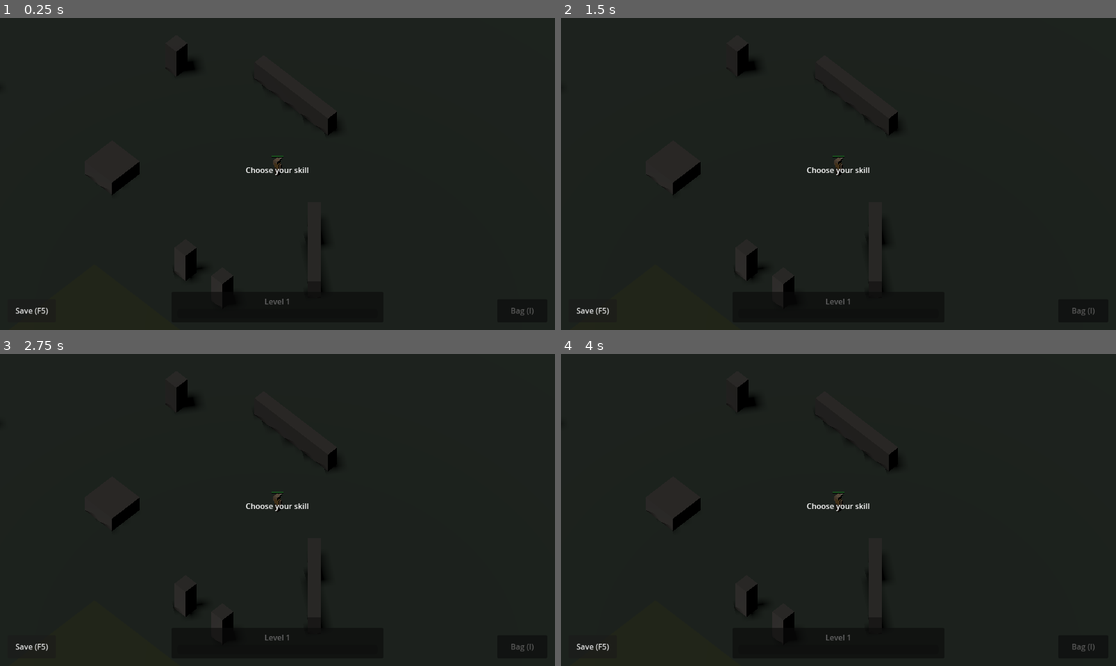
Above: before the commit, frames 1-4 (two rows, left to right).
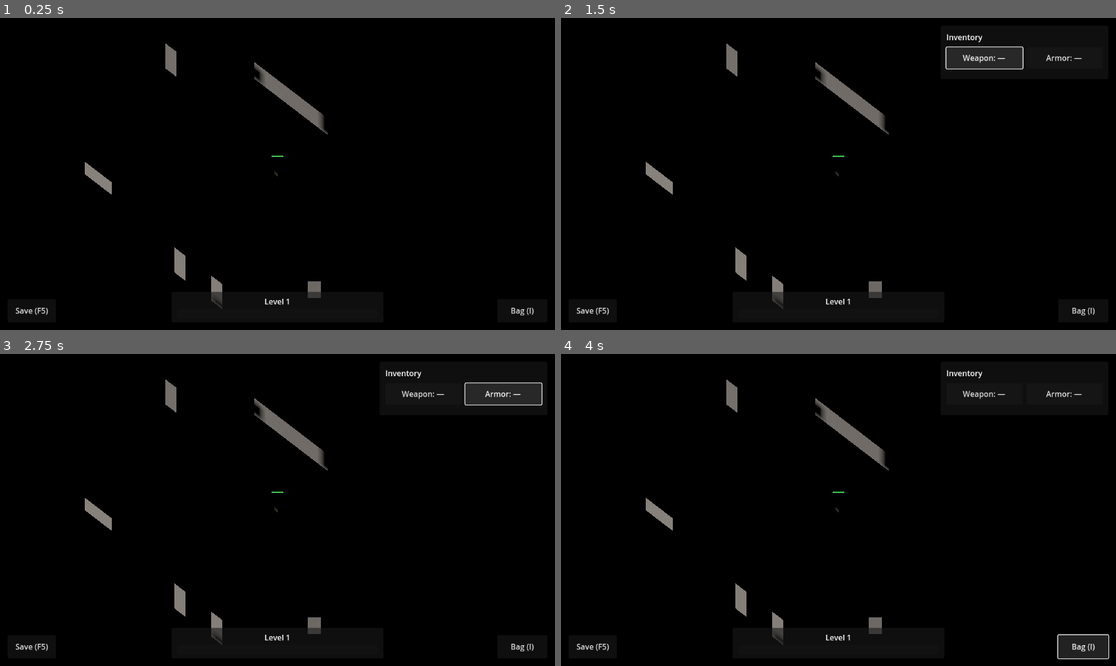
Above: after the commit, the same moments.

Repository: alaborderie/arpg
Game: Godot game, scene res://scenes/main/main.tscn
Same seed, same stepped clock (60 frames per second), same inputs: the game is played once before the commit and once after it.
Inputs (mouse positions are in pixels of both pictures, inside the frame that each line leads up to):
- Up to frame 1 (0.25 s): no input
- Up to frame 2 (1.5 s): click (1082, 311) at 0.5 s, where only the run after the commit has a clickable "Bag (I)"; click (982, 58) at 1.25 s, where only the run after the commit has a clickable "Weapon: —"
- Up to frame 3 (2.75 s): click (505, 394) at 2 s, where only the run after the commit has a clickable "Armor: —"
- Up to frame 4 (4 s): click (1082, 647) at 2.75 s, where only the run after the commit has a clickable "Bag (I)"; click (1082, 647) at 3.5 s, where only the run after the commit has a clickable "Bag (I)"

The runs differ from the first frame. In frame 1, 94% of the frame differs, in the area x 0-100%, y 0-100%; in frame 2, 89%; in frame 3, 89%; in frame 4, 89%.
Error after the commit: Parse Error: Too few arguments for "build()" call. Expected at least 17 but received 14. (res://scenes/main/main.gd:311)

Commit message:
feat(game): bump save schema to v5 for skill slots
player.secondary_skill_id/tertiary_skill_id (W/E, "" = not yet picked) join
the envelope; _migrate_v4_to_v5 defaults a pre-G9 save to both empty.
slot_skill_offer_rng_state is added alongside the existing RNG-state fields
(left unset by the migration step itself, same idiom supports_offer_rng_state
used in _migrate_v3_to_v4 - a pre-G9 save never drew from a stream that
didn't exist).

Co-Authored-By: Claude Fable 5 <noreply@anthropic.com>

Diff:
--- a/game/domain/save_data.gd
+++ b/game/domain/save_data.gd
@@ -13,12 +13,15 @@
 ##     "combat_rng_state": String,  # RngService.get_state(), the combat stream
 ##     "loot_rng_state": String,    # RngService.get_state(), the loot stream
 ##     "supports_offer_rng_state": String, # G8: the support-offer stream (docs/0021)
+##     "slot_skill_offer_rng_state": String, # G9: the slot-skill-offer stream (docs/0022)
 ##     "player": {
 ##       "health": int,
 ##       "position": {"x": float, "y": float, "z": float},
 ##       "bag": Array[Dictionary],       # Inventory.bag(), pickup order
 ##       "equipped": Dictionary,         # slot name -> item Dictionary
-##       "skill_id": String,             # G2: the chosen skill (shared/skills.json id)
+##       "skill_id": String,             # G2: slot 0 / Q's skill (shared/skills.json id)
+##       "secondary_skill_id": String,   # G9: slot 1 / W's skill, "" if not yet picked
+##       "tertiary_skill_id": String,    # G9: slot 2 / E's skill, "" if not yet picked
 ##       "level": int,                   # G3: current level (docs/0017)
 ##       "xp": int,                      # G3: total accumulated XP
 ##       "supports": Array[String],      # G8: owned support ids, duplicates allowed (docs/0021)
@@ -52,7 +55,14 @@
 ## state" (the same `.get(key, _rng.get_state())` idiom `combat_rng_state`/
 ## `loot_rng_state` restoration already uses), which is exactly correct here —
 ## a pre-G8 save never drew from this stream, so there is no real state to
-## restore (docs/0021).
+## restore (docs/0021). `_migrate_v4_to_v5` is G9's step: a pre-G9 save has no
+## `player.secondary_skill_id`/`player.tertiary_skill_id` (only one skill slot
+## existed), so both default to `""` — "not yet picked" — and, per docs/0022's
+## retroactive-unlock policy, main.gd queues a catch-up skill offer right after
+## load for any slot already unlocked by the save's level whose id is still
+## empty. `slot_skill_offer_rng_state` is left unset by this step for the exact
+## same reason `supports_offer_rng_state` was left unset by `_migrate_v3_to_v4`
+## — a pre-G9 save never drew from that stream either.
 ##
 ## RNG state as a String, not a number: [RandomNumberGenerator]'s `state` is a
 ## full 64-bit value, and Godot's JSON only has a double-precision number type
@@ -61,10 +71,13 @@
 ## the one that was actually saved. Formatting it as a decimal string sidesteps
 ## JSON's number type entirely; `int(String)` parses it back exactly.
 
-const CURRENT_SCHEMA_VERSION: int = 4
+const CURRENT_SCHEMA_VERSION: int = 5
 ## The skill a pre-G2 save (or any save missing `skill_id`) migrates to. See
 ## docs/0016 for why this particular skill.
 const DEFAULT_SKILL_ID: String = "quick_strike"
+## Slot 1/2 skill ids a pre-G9 save (or any save missing them) migrate to:
+## "not yet picked" — see docs/0022.
+const DEFAULT_SLOT_SKILL_ID: String = ""
 ## Level/XP a pre-G3 save (or any save missing `level`/`xp`) migrates to: a
 ## returning player simply starts the new curve from the bottom (docs/0017).
 const DEFAULT_LEVEL: int = 1
@@ -81,11 +94,14 @@
 	combat_rng_state: int,
 	loot_rng_state: int,
 	supports_offer_rng_state: int,
+	slot_skill_offer_rng_state: int,
 	player_health: int,
 	player_position: Vector3,
 	bag: Array[Dictionary],
 	equipped: Dictionary,
 	skill_id: String,
+	secondary_skill_id: String,
+	tertiary_skill_id: String,
 	level: int,
 	xp: int,
 	supports: Array[String],
@@ -99,12 +115,15 @@
 		"combat_rng_state": "%d" % combat_rng_state,
 		"loot_rng_state": "%d" % loot_rng_state,
 		"supports_offer_rng_state": "%d" % supports_offer_rng_state,
+		"slot_skill_offer_rng_state": "%d" % slot_skill_offer_rng_state,
 		"player": {
 			"health": player_health,
 			"position": _vector3_to_dict(player_position),
 			"bag": bag.duplicate(true),
 			"equipped": equipped.duplicate(true),
 			"skill_id": skill_id,
+			"secondary_skill_id": secondary_skill_id,
+			"tertiary_skill_id": tertiary_skill_id,
 			"level": level,
 			"xp": xp,
 			"supports": supports.duplicate(),
@@ -148,6 +167,9 @@
 			3:
 				data = _migrate_v3_to_v4(data)
 				version = 4
+			4:
+				data = _migrate_v4_to_v5(data)
+				version = 5
 			_:
 				push_error("SaveData: no migration path from schema_version %d" % version)
 				return {}
@@ -186,6 +208,22 @@
 	var player: Dictionary = data.get("player", {})
 	var skill_id: String = String(player.get("skill_id", ""))
 	return skill_id if not skill_id.is_empty() else DEFAULT_SKILL_ID
+
+
+## The player's saved slot-1 (W) skill id (G9, docs/0022), or "" if that slot
+## hasn't been picked yet — unlike [method skill_id_from_player], an empty
+## string here is a valid, meaningful state (not a fallback trigger).
+## [param data] is a migrated envelope.
+static func secondary_skill_id_from_player(data: Dictionary) -> String:
+	var player: Dictionary = data.get("player", {})
+	return String(player.get("secondary_skill_id", DEFAULT_SLOT_SKILL_ID))
+
+
+## The player's saved slot-2 (E) skill id (G9, docs/0022); see
+## [method secondary_skill_id_from_player] for the same "empty is valid" note.
+static func tertiary_skill_id_from_player(data: Dictionary) -> String:
+	var player: Dictionary = data.get("player", {})
+	return String(player.get("tertiary_skill_id", DEFAULT_SLOT_SKILL_ID))
 
 
 ## The player's saved level (G3). [param data] is a migrated envelope — always
@@ -293,3 +331,21 @@
 		player["supports"] = DEFAULT_SUPPORTS.duplicate()
 	migrated["player"] = player
 	return migrated
+
+
+## G9 (docs/0022): a pre-G9 save has only ever had one skill slot — no
+## `player.secondary_skill_id`/`player.tertiary_skill_id` at all. Both default
+## to "" ("not yet picked"); the existing `skill_id` becomes slot 0 as-is
+## (already true before this step — nothing to migrate there). main.gd's
+## retroactive-unlock policy (docs/0022) is what actually gets a returning
+## higher-level save its missed W/E pick — this step only shapes the envelope.
+static func _migrate_v4_to_v5(data: Dictionary) -> Dictionary:
+	var migrated: Dictionary = data.duplicate(true)
+	migrated["schema_version"] = 5
+	var player: Dictionary = (migrated.get("player", {}) as Dictionary).duplicate(true)
+	if not player.has("secondary_skill_id"):
+		player["secondary_skill_id"] = DEFAULT_SLOT_SKILL_ID
+	if not player.has("tertiary_skill_id"):
+		player["tertiary_skill_id"] = DEFAULT_SLOT_SKILL_ID
+	migrated["player"] = player
+	return migrated
